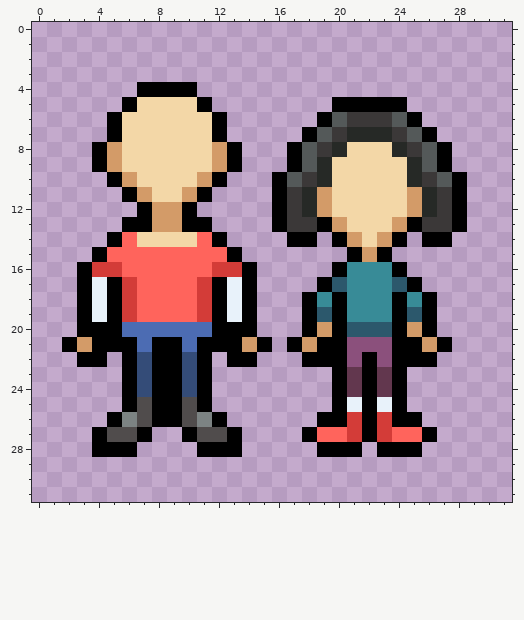
Two versions of one pixel-art sprite, Space Sims/Assets/ArtWork/UI/People Icon.png. The picture above was drawn from the file before the commit.
The file is 32x32 pixels.
The result:
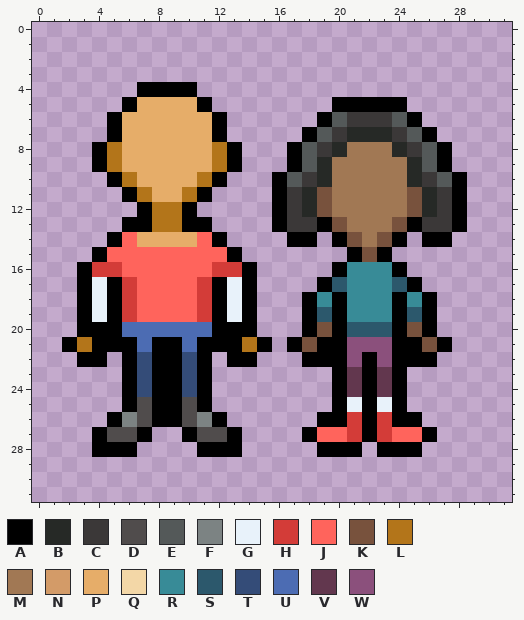
Palette (. is transparent): A #000000  B #262926  C #3b3838  D #504c4c  E #545959  F #7c8383  G #e8f2fa  H #d33c38  J #ff645c  K #78523d  L #b3751a  M #a17854  N #d39b68  P #e6ad69  Q #f3d7a7  R #388b97  S #2c586c  T #344c78  U #4c6cb3  V #62374e  W #8b507c
Change:
@@ x 0..31 @@
  4 .......AAAA.....................
- 5 ......AQQQQA........AAAAA.......
- 6 .....AQQQQQQA......AECCCEA......
- 7 .....AQQQQQQA.....AECBBBCEA.....
- 8 ....ANQQQQQQNA...AECBQQQBCEA....
- 9 ....ANQQQQQQNA...AEBQQQQQBEA....
-10 .....ANQQQQNA...AECBQQQQQBCEA...
-11 ......ANQQNA....ACBNQQQQQNBCA...
-12 .......ANNA.....ACBNQQQQQNBCA...
-13 ......AANNAA....ACCANQQQNACCA...
-14 .....AJQQQQJA....AA.ANQNA.AA....
-15 ....AJJJJJJJJA.......ANA........
+ 5 ......APPPPA........AAAAA.......
+ 6 .....APPPPPPA......AECCCEA......
+ 7 .....APPPPPPA.....AECBBBCEA.....
+ 8 ....ALPPPPPPLA...AECBMMMBCEA....
+ 9 ....ALPPPPPPLA...AEBMMMMMBEA....
+10 .....ALPPPPLA...AECBMMMMMBCEA...
+11 ......ALPPLA....ACBKMMMMMKBCA...
+12 .......ALLA.....ACBKMMMMMKBCA...
+13 ......AALLAA....ACCAKMMMKACCA...
+14 .....AJPPPPJA....AA.AKMKA.AA....
+15 ....AJJJJJJJJA.......AKA........
 16 ...AHHJJJJJJHHA.....ARRRA.......
@@ x 0..31 @@
 19 ...AGAHJJJJHAGA...ASARRRASA.....
-20 ...AAAUUUUUUAAA...ANASSSANA.....
-21 ..ANAAAUAAUAAANA.ANAAWWWAANA....
+20 ...AAAUUUUUUAAA...AKASSSAKA.....
+21 ..ALAAAUAAUAAALA.AKAAWWWAAKA....
 22 ...AA.ATAATA.AA...AAAWAWAAA.....
Changed places in both pictures, as pixel boxes (x1, y1, x2, y2):
changed: (107, 97, 227, 247)
changed: (302, 142, 437, 352)
changed: (77, 337, 92, 352)
changed: (242, 337, 257, 352)
